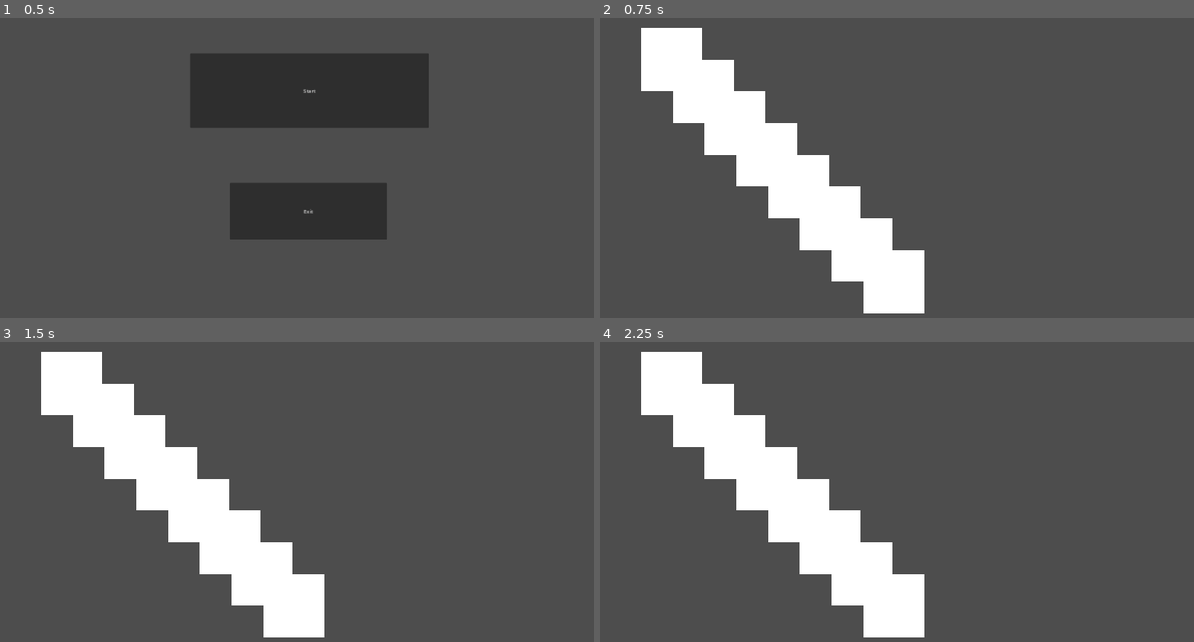
Above: before the commit, frames 1-4 (two rows, left to right).
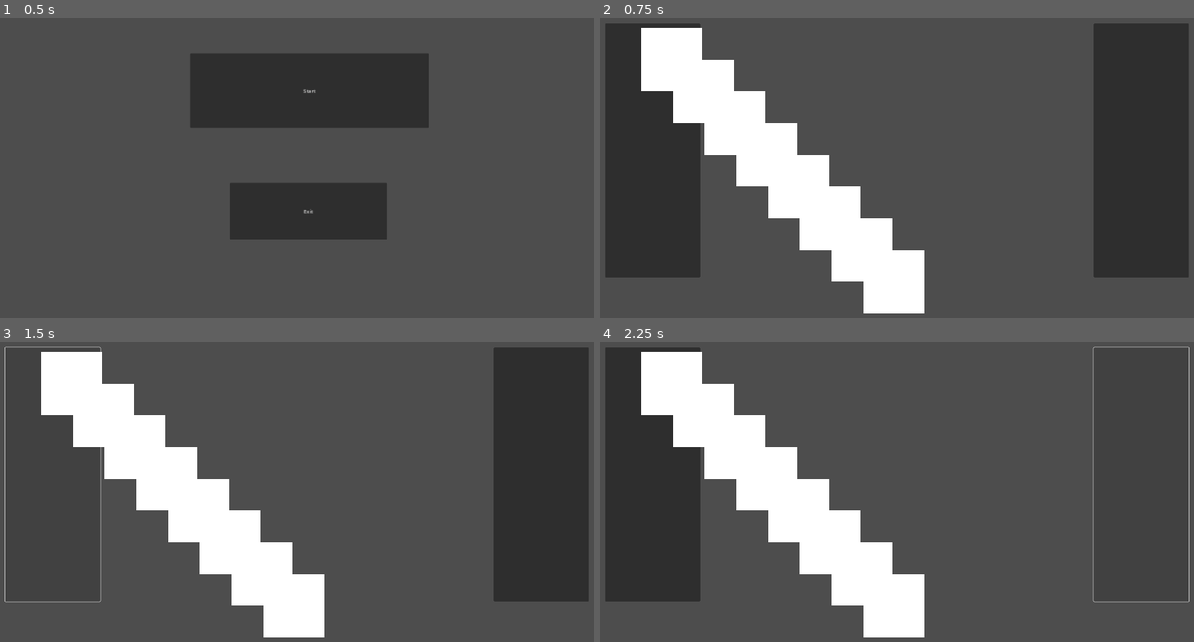
Above: after the commit, the same moments.

Repository: krishnabm/2nBack
Game: Godot game, scene res://scenes/MainMenu/main_menu.tscn
The game is run twice, just before and just after one commit, with the same random seed, the same clock (stepped at 60 frames per second) and the same inputs.
Inputs (mouse positions are in pixels of both pictures, inside the frame that each line leads up to):
- Up to frame 1 (0.5 s): no input
- Up to frame 2 (0.75 s): click "Start" at 0.5 s
- Up to frame 3 (1.5 s): click (53, 474) at 1.27 s
- Up to frame 4 (2.25 s): click (1140, 474) at 2.02 s

Frame 1 is identical in both runs. In frame 2, 25% of the frame differs, in the area x 0-100%, y 1-87%; in frame 3, 14%; in frame 4, 11%.

Commit message:
Tappers

Diff:
--- a/scenes/GameBoard/game_board.tscn
+++ b/scenes/GameBoard/game_board.tscn
@@ -4,3 +4,25 @@
 
 [node name="GameBoard" type="Node2D"]
 script = ExtResource("1_yfsnt")
+
+[node name="LeftTapper" type="Button" parent="." groups=["Tappers"]]
+unique_name_in_owner = true
+offset_left = 40.0
+offset_top = 140.0
+offset_right = 340.0
+offset_bottom = 940.0
+
+[node name="RightTapper" type="Button" parent="." groups=["Tappers"]]
+unique_name_in_owner = true
+offset_left = 1580.0
+offset_top = 140.0
+offset_right = 1880.0
+offset_bottom = 940.0
+
+[node name="PlaySlotGrid" type="GridContainer" parent="."]
+unique_name_in_owner = true
+offset_left = 400.0
+offset_top = 140.0
+offset_right = 1520.0
+offset_bottom = 940.0
+columns = 3
